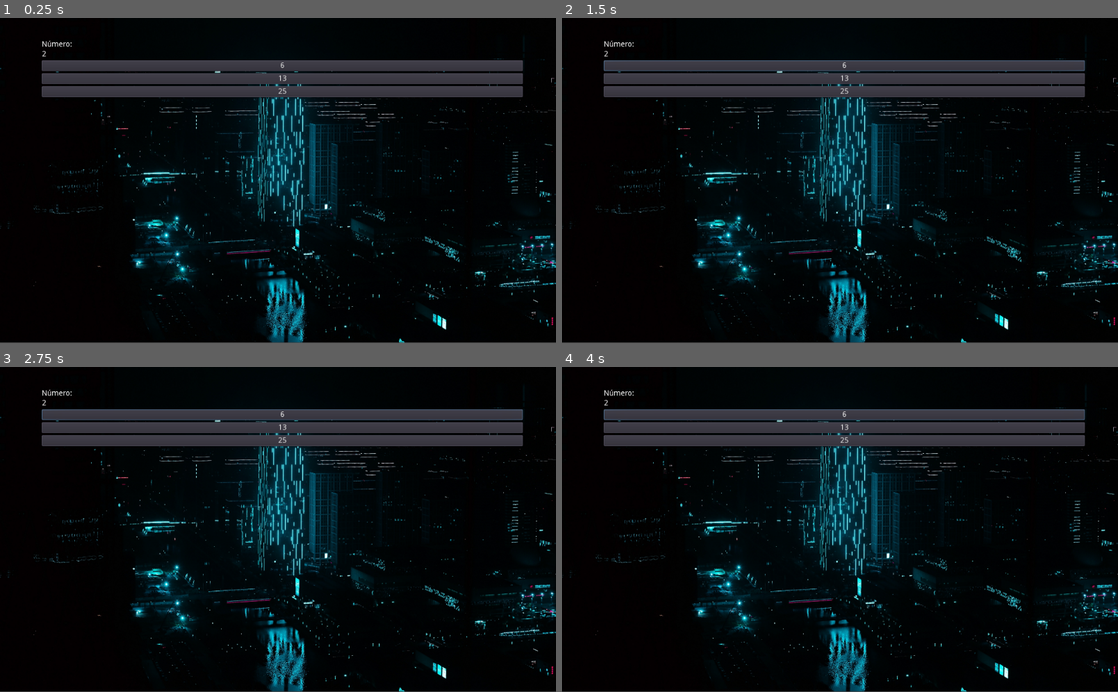
Above: before the commit, frames 1-4 (two rows, left to right).
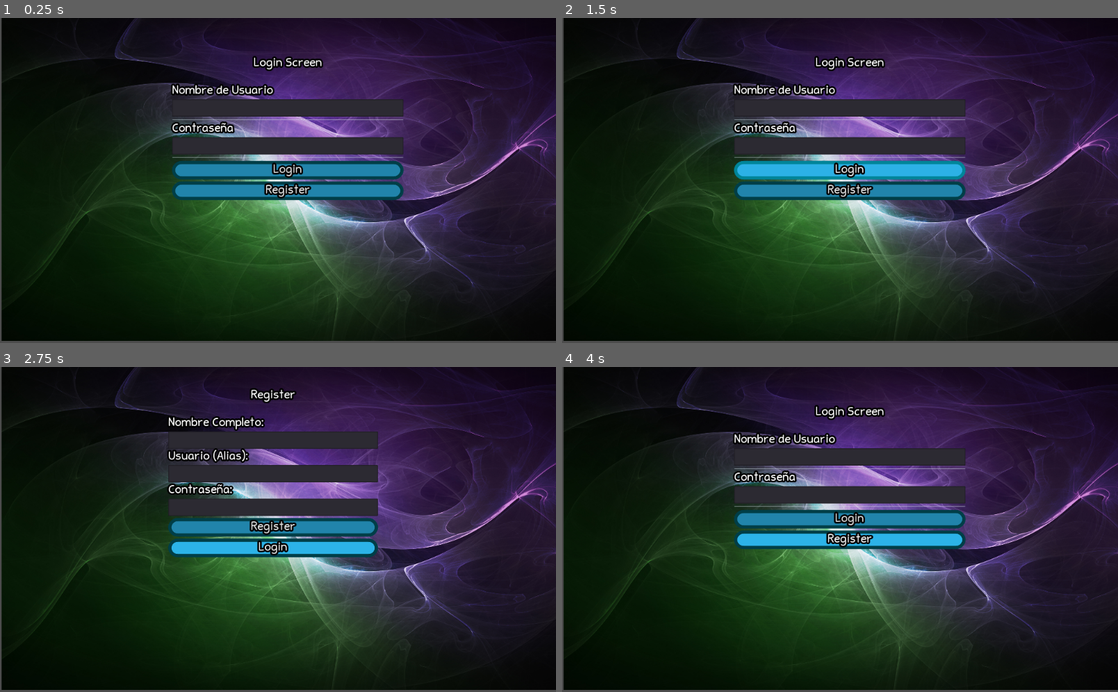
Above: after the commit, the same moments.

Repository: AARCOF/Play-To-Fail-Juego-en-Godot
Game: Godot game, scene res://LoginScreen.tscn
The game is run twice, just before and just after one commit, with the same random seed, the same clock (stepped at 60 frames per second) and the same inputs.
Inputs (mouse positions are in pixels of both pictures, inside the frame that each line leads up to):
- Up to frame 1 (0.25 s): no input
- Up to frame 2 (1.5 s): click (845, 66) at 0.5 s, where only the run before the commit has a clickable "6"; click (851, 170) at 1.25 s, where only the run after the commit has a clickable "Login"
- Up to frame 3 (2.75 s): click (289, 539) at 2 s, where only the run after the commit has a clickable "Register"
- Up to frame 4 (4 s): click (834, 526) at 2.75 s, where only the run after the commit has a clickable "Register"; click (834, 549) at 3.5 s, where only the run after the commit has a clickable "Login"

The runs differ from the first frame. In frame 1, 77% of the frame differs, in the area x 0-100%, y 0-100%; in frame 2, 77%; in frame 3, 75%; in frame 4, 77%.

Commit message:
build_feat

Diff:
--- /dev/null
+++ b/JuegoMultiplos_beta/LoginScreen.gd
@@ -0,0 +1,22 @@
+extends Control
+
+var loginScreenContainer: Node
+var registerScreenContainer: Node
+
+func _ready():
+	loginScreenContainer = $NinePatchRect/LoginContainer
+	registerScreenContainer = $NinePatchRect/RegisterContainer
+
+	var registerRediButton = loginScreenContainer.get_node("RegisterRedi")
+	registerRediButton.connect("pressed", self, "_on_RegisterRedi_pressed")
+
+	var loginRediButton = registerScreenContainer.get_node("LoginRedi")
+	loginRediButton.connect("pressed", self, "_on_LoginRedi_pressed")
+
+func _on_LoginRedi_pressed():
+	registerScreenContainer.visible = false
+	loginScreenContainer.visible = true
+
+func _on_RegisterRedi_pressed():
+	registerScreenContainer.visible = true
+	loginScreenContainer.visible = false
--- a/JuegoMultiplos_beta/LoginScreen.tscn
+++ b/JuegoMultiplos_beta/LoginScreen.tscn
@@ -1,6 +1,6 @@
 [gd_scene load_steps=8 format=2]
 
-[ext_resource path="res://LoginBttn.gd" type="Script" id=1]
+[ext_resource path="res://LoginScreen.gd" type="Script" id=1]
 [ext_resource path="res://ui utility/Spark.jpg" type="Texture" id=2]
 [ext_resource path="res://ui utility/edificios-en-ciudad-de-noche-con-iluminacion-neon-azul_1920x1080_xtrafondos.com.jpg" type="Texture" id=3]
 [ext_resource path="res://addons/simple-gui-transitions/materials/transform.tres" type="Material" id=4]
@@ -14,15 +14,15 @@
 anchor_right = 1.0
 anchor_bottom = 1.0
 theme = ExtResource( 5 )
+script = ExtResource( 1 )
 
 [node name="NinePatchRect" type="NinePatchRect" parent="."]
-visible = false
 anchor_left = 0.00292969
 anchor_right = 1.00293
 anchor_bottom = 0.993333
 texture = ExtResource( 2 )
 
-[node name="VBoxContainer" type="VBoxContainer" parent="NinePatchRect"]
+[node name="LoginContainer" type="VBoxContainer" parent="NinePatchRect"]
 anchor_left = 0.5
 anchor_right = 0.5
 margin_left = -198.0
@@ -30,61 +30,126 @@
 margin_right = 228.0
 margin_bottom = 332.0
 
-[node name="Titulo" type="Label" parent="NinePatchRect/VBoxContainer"]
+[node name="Titulo" type="Label" parent="NinePatchRect/LoginContainer"]
 margin_right = 426.0
 margin_bottom = 47.0
 text = "Login Screen
 "
 align = 1
 
-[node name="NombreUsuario" type="Label" parent="NinePatchRect/VBoxContainer"]
+[node name="NombreUsuario" type="Label" parent="NinePatchRect/LoginContainer"]
 margin_top = 51.0
 margin_right = 426.0
 margin_bottom = 73.0
 text = "Nombre de Usuario"
 
-[node name="In_Usuario" type="LineEdit" parent="NinePatchRect/VBoxContainer"]
+[node name="In_Usuario" type="LineEdit" parent="NinePatchRect/LoginContainer"]
 margin_top = 77.0
 margin_right = 426.0
 margin_bottom = 109.0
 
-[node name="HSeparator" type="HSeparator" parent="NinePatchRect/VBoxContainer"]
+[node name="HSeparator" type="HSeparator" parent="NinePatchRect/LoginContainer"]
 margin_top = 113.0
 margin_right = 426.0
 margin_bottom = 117.0
 
-[node name="Contraseña" type="Label" parent="NinePatchRect/VBoxContainer"]
+[node name="Contraseña" type="Label" parent="NinePatchRect/LoginContainer"]
 margin_top = 121.0
 margin_right = 426.0
 margin_bottom = 143.0
 text = "Contraseña"
 
-[node name="In_Contrasena" type="LineEdit" parent="NinePatchRect/VBoxContainer"]
+[node name="In_Contrasena" type="LineEdit" parent="NinePatchRect/LoginContainer"]
 margin_top = 147.0
 margin_right = 426.0
 margin_bottom = 179.0
 max_length = 15
 secret = true
 
-[node name="HSeparator2" type="HSeparator" parent="NinePatchRect/VBoxContainer"]
+[node name="HSeparator2" type="HSeparator" parent="NinePatchRect/LoginContainer"]
 margin_top = 183.0
 margin_right = 426.0
 margin_bottom = 187.0
 
-[node name="LoginBttn" type="Button" parent="NinePatchRect/VBoxContainer"]
+[node name="LoginBttn" type="Button" parent="NinePatchRect/LoginContainer"]
 margin_top = 191.0
 margin_right = 426.0
 margin_bottom = 225.0
 text = "Login"
-script = ExtResource( 1 )
-
-[node name="RegisterRedi" type="Button" parent="NinePatchRect/VBoxContainer"]
+
+[node name="RegisterRedi" type="Button" parent="NinePatchRect/LoginContainer"]
 margin_top = 229.0
 margin_right = 426.0
 margin_bottom = 263.0
 text = "Register"
 
+[node name="RegisterContainer" type="VBoxContainer" parent="NinePatchRect"]
+visible = false
+anchor_left = 0.488
+anchor_top = 0.138
+anchor_right = 0.488
+anchor_bottom = 0.138
+margin_left = -192.712
+margin_top = -40.248
+margin_right = 193.288
+margin_bottom = 277.752
+
+[node name="Titulo" type="Label" parent="NinePatchRect/RegisterContainer"]
+margin_right = 386.0
+margin_bottom = 47.0
+text = "Register
+"
+align = 1
+
+[node name="NombreCompleto" type="Label" parent="NinePatchRect/RegisterContainer"]
+margin_top = 51.0
+margin_right = 386.0
+margin_bottom = 73.0
+text = "Nombre Completo:"
+
+[node name="In_Nombres" type="LineEdit" parent="NinePatchRect/RegisterContainer"]
+margin_top = 77.0
+margin_right = 386.0
+margin_bottom = 109.0
+
+[node name="N_Usuario" type="Label" parent="NinePatchRect/RegisterContainer"]
+margin_top = 113.0
+margin_right = 386.0
+margin_bottom = 135.0
+text = "Usuario (Alias):"
+
+[node name="In_Usuario" type="LineEdit" parent="NinePatchRect/RegisterContainer"]
+margin_top = 139.0
+margin_right = 386.0
+margin_bottom = 171.0
+
+[node name="Contrasena" type="Label" parent="NinePatchRect/RegisterContainer"]
+margin_top = 175.0
+margin_right = 386.0
+margin_bottom = 197.0
+text = "Contraseña:"
+
+[node name="In_Contrasena" type="LineEdit" parent="NinePatchRect/RegisterContainer"]
+margin_top = 201.0
+margin_right = 386.0
+margin_bottom = 233.0
+max_length = 15
+secret = true
+
+[node name="RegisterBttn" type="Button" parent="NinePatchRect/RegisterContainer"]
+margin_top = 237.0
+margin_right = 386.0
+margin_bottom = 271.0
+text = "Register"
+
+[node name="LoginRedi" type="Button" parent="NinePatchRect/RegisterContainer"]
+margin_top = 275.0
+margin_right = 386.0
+margin_bottom = 309.0
+text = "Login"
+
 [node name="Node2D" type="Node2D" parent="."]
+visible = false
 
 [node name="NinePatchRect" type="NinePatchRect" parent="Node2D"]
 margin_right = 1025.0
@@ -134,3 +199,6 @@
 margin_bottom = 162.0
 grow_horizontal = 0
 rect_pivot_offset = Vector2( 169, 97.002 )
+
+[connection signal="pressed" from="NinePatchRect/LoginContainer/RegisterRedi" to="." method="_on_RegisterRedi_pressed"]
+[connection signal="pressed" from="NinePatchRect/RegisterContainer/LoginRedi" to="." method="_on_LoginRedi_pressed"]
--- a/JuegoMultiplos_beta/RegisterScreen.tscn
+++ /dev/null
@@ -1,80 +0,0 @@
-[gd_scene load_steps=5 format=2]
-
-[ext_resource path="res://addons/simple-gui-transitions/materials/transform.tres" type="Material" id=1]
-[ext_resource path="res://addons/simple-gui-transitions/example/theme.tres" type="Theme" id=2]
-[ext_resource path="res://RegisterBttn.gd" type="Script" id=3]
-[ext_resource path="res://ui utility/Spark.jpg" type="Texture" id=4]
-
-[node name="RegisterScreen" type="Control"]
-material = ExtResource( 1 )
-anchor_right = 1.0
-anchor_bottom = 1.0
-theme = ExtResource( 2 )
-
-[node name="NinePatchRect" type="NinePatchRect" parent="."]
-anchor_right = 1.0
-anchor_bottom = 1.0
-texture = ExtResource( 4 )
-
-[node name="VBoxContainer" type="VBoxContainer" parent="NinePatchRect"]
-anchor_left = 0.5
-anchor_right = 0.5
-margin_left = -227.0
-margin_top = 33.0
-margin_right = 223.0
-margin_bottom = 354.0
-
-[node name="Titulo" type="Label" parent="NinePatchRect/VBoxContainer"]
-margin_right = 450.0
-margin_bottom = 47.0
-text = "Register
-"
-align = 1
-
-[node name="NombreCompleto" type="Label" parent="NinePatchRect/VBoxContainer"]
-margin_top = 51.0
-margin_right = 450.0
-margin_bottom = 73.0
-text = "Nombre Completo:"
-
-[node name="In_Nombres" type="LineEdit" parent="NinePatchRect/VBoxContainer"]
-margin_top = 77.0
-margin_right = 450.0
-margin_bottom = 109.0
-
-[node name="N_Usuario" type="Label" parent="NinePatchRect/VBoxContainer"]
-margin_top = 113.0
-margin_right = 450.0
-margin_bottom = 135.0
-text = "Usuario (Alias):"
-
-[node name="In_Usuario" type="LineEdit" parent="NinePatchRect/VBoxContainer"]
-margin_top = 139.0
-margin_right = 450.0
-margin_bottom = 171.0
-
-[node name="Contrasena" type="Label" parent="NinePatchRect/VBoxContainer"]
-margin_top = 175.0
-margin_right = 450.0
-margin_bottom = 197.0
-text = "Contraseña:"
-
-[node name="In_Contrasena" type="LineEdit" parent="NinePatchRect/VBoxContainer"]
-margin_top = 201.0
-margin_right = 450.0
-margin_bottom = 233.0
-max_length = 15
-secret = true
-
-[node name="RegisterBttn" type="Button" parent="NinePatchRect/VBoxContainer"]
-margin_top = 237.0
-margin_right = 450.0
-margin_bottom = 271.0
-text = "Register"
-script = ExtResource( 3 )
-
-[node name="LoginRedi" type="Button" parent="NinePatchRect/VBoxContainer"]
-margin_top = 275.0
-margin_right = 450.0
-margin_bottom = 309.0
-text = "Login"
